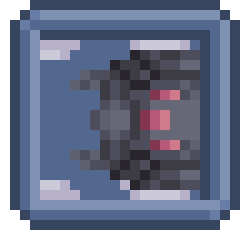
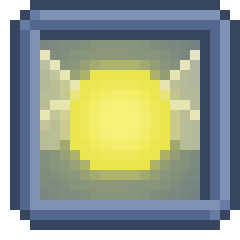
Layer changes from the first 240px x 240px image to the second:
added layer "Pasted Layer #27" above "Pasted Layer #26" over [40, 40, 200, 200]
hid "Pasted Layer #25" over [40, 40, 200, 200]
